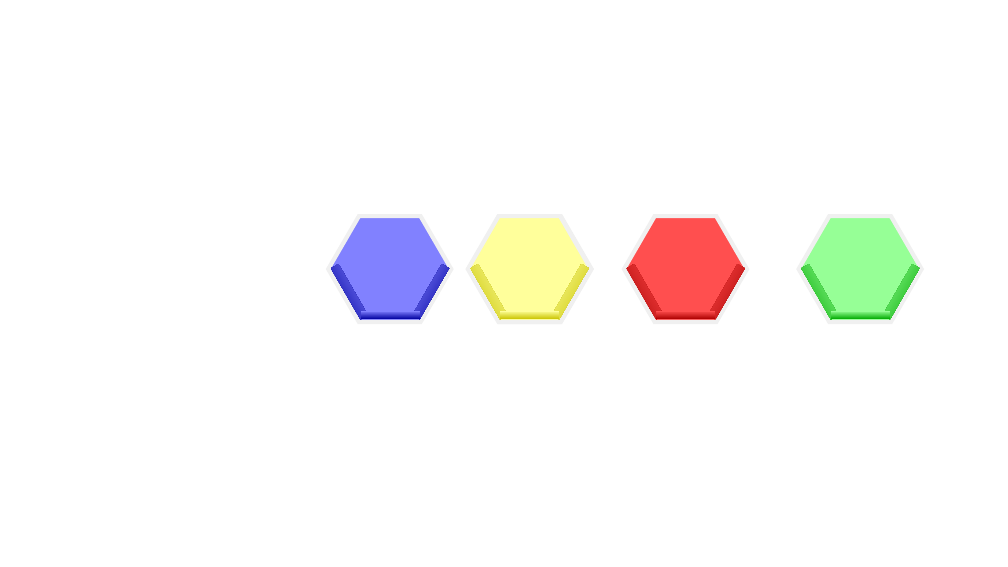
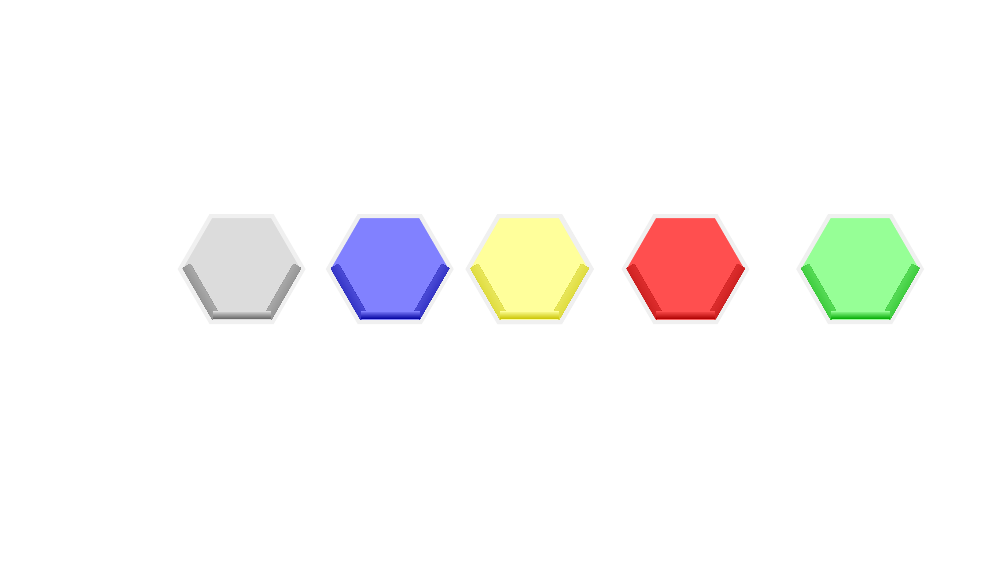
Before and after one commit to SNUGDC/Hextris, a slide deck: slide 2 of Hextris 아트 리소스.pptx. Drawn at 1008x567 pixels with LibreOffice and Linux fonts; fonts in the diff are those of the drawing. Boxes give left, top, right and bottom in pixels: in the first picture for what was removed or moved away, otherwise in the second. Text is boxed around its words. In the diff, an @@ line names an element or a change of style, - is before the commit and + after.

```diff
--- a/Hextris 아트 리소스.pptx
+++ b/Hextris 아트 리소스.pptx
@@ group added at bbox=[180, 216, 303, 322]: 3 rectangles, 1 hexagon @@
```
Also in this commit, not shown: 1 slide added, 2 other files.
